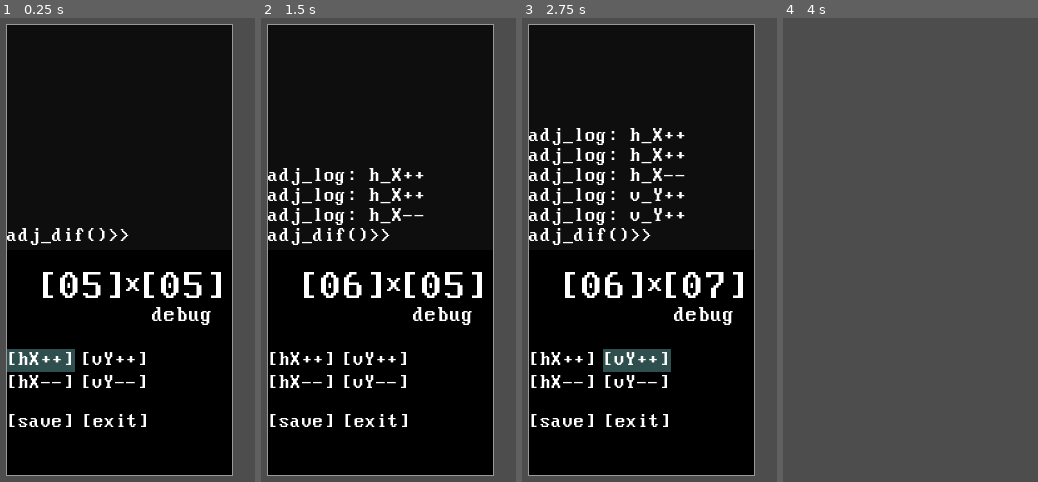
Above: before the commit, frames 1-4 (left to right).
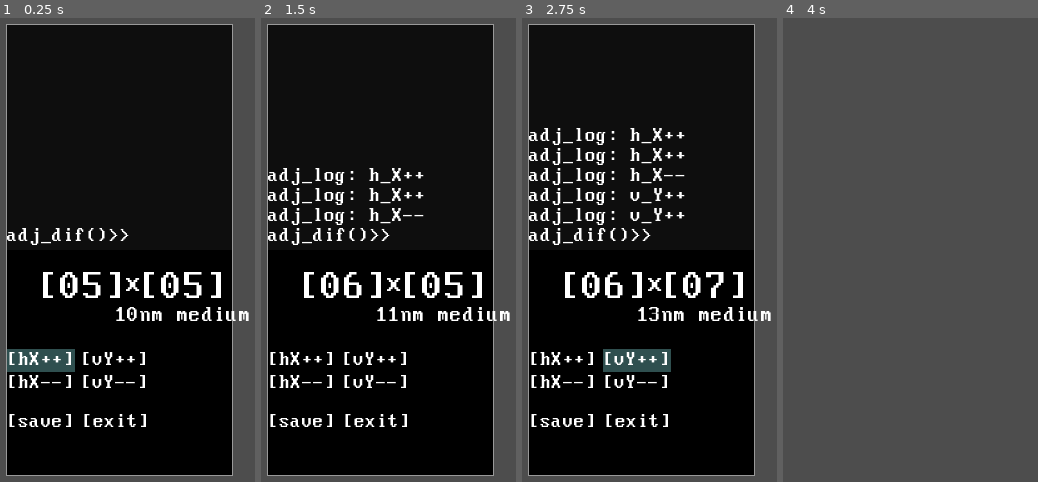
Above: after the commit, the same moments.

Repository: RusanJoshi/MAT_H.dx
Game: Godot game, scene res://ui/difficulty_window.tscn
Two runs of this game, one before a commit and one after it. Both use one fixed random seed, a clock stepped at 60 frames per second and the inputs below. This scene is started directly instead of the project's main scene.
Inputs (mouse positions are in pixels of both pictures, inside the frame that each line leads up to):
- Up to frame 1 (0.25 s): no input
- Up to frame 2 (1.5 s): tap Enter at 0.5 s; drag from (301, 356) to (429, 41) at 0.52 s; tap Space (spacebar_key) at 1.25 s; drag from (301, 379) to (355, 338) at 1.27 s
- Up to frame 3 (2.75 s): tap Enter at 2 s; move the mouse to (636, 356) at 2.02 s; hold Right (mini_menu_forward) from 2.03 s (still down); tap Tab (tab_key) at 2.1 s; click (636, 356) at 2.17 s; tap Space (spacebar_key) at 2.3 s
- Up to frame 4 (4 s): release Right (mini_menu_forward) at 2.75 s; tap Space (spacebar_key) at 2.75, 3.6 s; drag from (897, 379) to (outside the picture) at 2.77 s; tap Enter at 3.5 s; move the mouse to (outside the picture) at 3.52 s; hold Left (left_key) from 3.53 s (still down); click (outside the picture) at 3.67 s

The runs differ from the first frame. In frame 1, 0.7% of the frame differs, in the area x 45-98%, y 62-67%; in frame 2, 0.7%; in frame 3, 0.7%; in frame 4, nothing differs.

Commit message:
hemlock port commit 08/01

Diff:
--- a/scripts/difficulty_window.gd
+++ b/scripts/difficulty_window.gd
@@ -4,7 +4,7 @@
 @onready var console_label: Label = %ConsoleLabel
 @onready var hx_label: Label = %HXLabel
 @onready var vy_label: Label = %VYLabel
-@onready var difficulty_level_label: Label = $ShinBackground/DifficultyLevelLabel
+@onready var difficulty_level_label: Label = %DifficultyLevelLabel
 
 @onready var add_x_panel: Panel = %AddXPanel
 @onready var min_x_panel: Panel = %MinXPanel
@@ -39,6 +39,7 @@
 	UIManager.kill_difficulty_window.connect(kill_window)
 
 	update_dimensions_from_config()
+	update_difficulty_label()
 
 	cloning_label_settings.font = preload("res://fonts/Perfect DOS VGA 437 Win.ttf")
 	cloning_label_settings.font_size = 20
@@ -71,7 +72,7 @@
 
 	if(Input.is_action_just_pressed("escape_key")):
 		kill_window()
-		UIManager.global_toggle_pop_up_window.emit()
+		UIManager.global_toggle_pop_up_shade.emit()
 
 func update_dimensions_from_config():
 	current_horizontal_dimension = ConfigGame.horizontal_dimension
@@ -136,6 +137,7 @@
 			save_difficulty()
 		elif(menux == 1):#EXIT DIFF. WINDOW
 			exit()
+	update_difficulty_label()
 
 func increase_x():
 	current_horizontal_dimension += 1
@@ -156,6 +158,22 @@
 	kill_window()
 	UIManager.global_toggle_pop_up_shade.emit()
 
+
+func update_difficulty_label():
+	var nanometer_difficulty: int
+	nanometer_difficulty = (current_horizontal_dimension + current_vertical_dimension)
+	if(in_range(nanometer_difficulty, 6, 10)):
+		difficulty_level_label.text = str(nanometer_difficulty) + "nm easy"
+	elif(in_range(nanometer_difficulty, 10, 14)):
+		difficulty_level_label.text = str(nanometer_difficulty) + "nm medium"
+	elif(in_range(nanometer_difficulty, 14, 16)):
+		difficulty_level_label.text = str(nanometer_difficulty) + "nm hard"
+	elif(in_range(nanometer_difficulty, 16, 17)):
+		difficulty_level_label.text = str(nanometer_difficulty) + "nm hardest"
+
+func in_range(pValue: int, pMinRange: int, pMaxRange: int) -> bool:
+	return pMinRange <= pValue and pValue < pMaxRange
+
 func create_log(pString):
 	var log_cartridge: Label = Label.new()
 	var default_text: String = "adj_log: "
@@ -177,7 +195,7 @@
 	has_focus = false
 	self.queue_free()
 
-func _unhandled_input(event): #CLOSES THE WINDOW WHEN CLICKING OUT
+func _unhandled_input(event): #CLOSES THE WINDOW WHEN CLICKING OUTSIDE
 	if(event is InputEventMouseButton \
 	and event.button_index == MOUSE_BUTTON_LEFT \
 	and event.pressed):
@@ -249,3 +267,35 @@
 		if event.button_index == MOUSE_BUTTON_LEFT:
 			if event.pressed:
 				confirmation()
+
+#SAVE
+func _on_save_area_2d_mouse_entered() -> void:
+	prev_menux = menux
+	prev_menuy = menuy
+	menux = 0
+	menuy = 2
+	moptions_array[prev_menux][prev_menuy].visible = false
+	moptions_array[menux][menuy].visible = true
+func _on_save_area_2d_mouse_exited() -> void:
+	moptions_array[menux][menuy].visible = false
+func _on_save_area_2d_input_event(viewport: Node, event: InputEvent, shape_idx: int) -> void:
+	if event is InputEventMouseButton:
+		if event.button_index == MOUSE_BUTTON_LEFT:
+			if event.pressed:
+				confirmation()
+
+#EXIT
+func _on_exit_area_2d_mouse_entered() -> void:
+	prev_menux = menux
+	prev_menuy = menuy
+	menux = 1
+	menuy = 2
+	moptions_array[prev_menux][prev_menuy].visible = false
+	moptions_array[menux][menuy].visible = true
+func _on_exit_area_2d_mouse_exited() -> void:
+	moptions_array[menux][menuy].visible = false
+func _on_exit_area_2d_input_event(viewport: Node, event: InputEvent, shape_idx: int) -> void:
+	if event is InputEventMouseButton:
+		if event.button_index == MOUSE_BUTTON_LEFT:
+			if event.pressed:
+				confirmation()
--- a/ui/difficulty_window.tscn
+++ b/ui/difficulty_window.tscn
@@ -50,6 +50,12 @@
 size = Vector2(65, 20)
 
 [sub_resource type="RectangleShape2D" id="RectangleShape2D_6jmnk"]
+size = Vector2(65, 20)
+
+[sub_resource type="RectangleShape2D" id="RectangleShape2D_lhtne"]
+size = Vector2(65, 20)
+
+[sub_resource type="RectangleShape2D" id="RectangleShape2D_k3sjn"]
 size = Vector2(65, 20)
 
 [node name="DifficultyWindow" type="Node2D"]
@@ -187,6 +193,7 @@
 metadata/_edit_lock_ = true
 
 [node name="DifficultyLevelLabel" type="Label" parent="ShinBackground/HBoxContainer/ControlPanel"]
+unique_name_in_owner = true
 layout_mode = 1
 anchors_preset = 8
 anchor_left = 0.5
@@ -384,6 +391,20 @@
 
 [node name="CollisionShape2D" type="CollisionShape2D" parent="MinYArea2D"]
 shape = SubResource("RectangleShape2D_6jmnk")
+metadata/_edit_lock_ = true
+
+[node name="SaveArea2D" type="Area2D" parent="."]
+position = Vector2(171, 573)
+
+[node name="CollisionShape2D" type="CollisionShape2D" parent="SaveArea2D"]
+shape = SubResource("RectangleShape2D_lhtne")
+metadata/_edit_lock_ = true
+
+[node name="ExitArea2D" type="Area2D" parent="."]
+position = Vector2(246, 573)
+
+[node name="CollisionShape2D" type="CollisionShape2D" parent="ExitArea2D"]
+shape = SubResource("RectangleShape2D_k3sjn")
 metadata/_edit_lock_ = true
 
 [connection signal="input_event" from="AddXArea2D" to="." method="_on_add_x_area_2d_input_event"]
@@ -398,3 +419,9 @@
 [connection signal="input_event" from="MinYArea2D" to="." method="_on_min_y_area_2d_input_event"]
 [connection signal="mouse_entered" from="MinYArea2D" to="." method="_on_min_y_area_2d_mouse_entered"]
 [connection signal="mouse_exited" from="MinYArea2D" to="." method="_on_min_y_area_2d_mouse_exited"]
+[connection signal="input_event" from="SaveArea2D" to="." method="_on_save_area_2d_input_event"]
+[connection signal="mouse_entered" from="SaveArea2D" to="." method="_on_save_area_2d_mouse_entered"]
+[connection signal="mouse_exited" from="SaveArea2D" to="." method="_on_save_area_2d_mouse_exited"]
+[connection signal="input_event" from="ExitArea2D" to="." method="_on_exit_area_2d_input_event"]
+[connection signal="mouse_entered" from="ExitArea2D" to="." method="_on_exit_area_2d_mouse_entered"]
+[connection signal="mouse_exited" from="ExitArea2D" to="." method="_on_exit_area_2d_mouse_exited"]
Not shown: 1 places in ui/difficulty_window.tscn that only renumber resources
